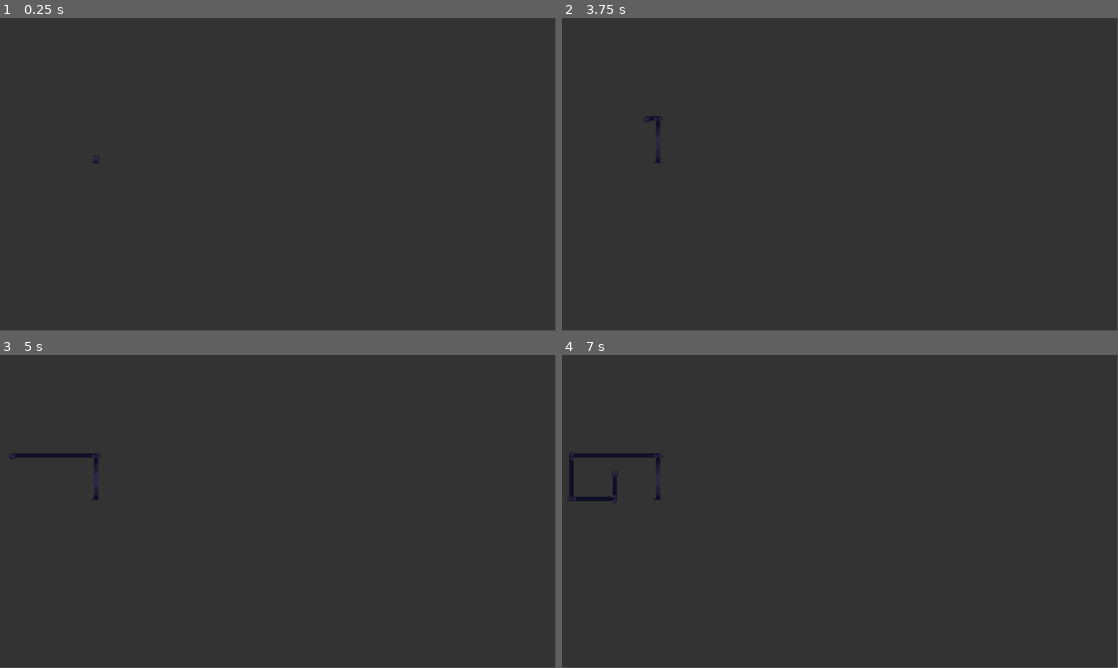
Above: before the commit, frames 1-4 (two rows, left to right).
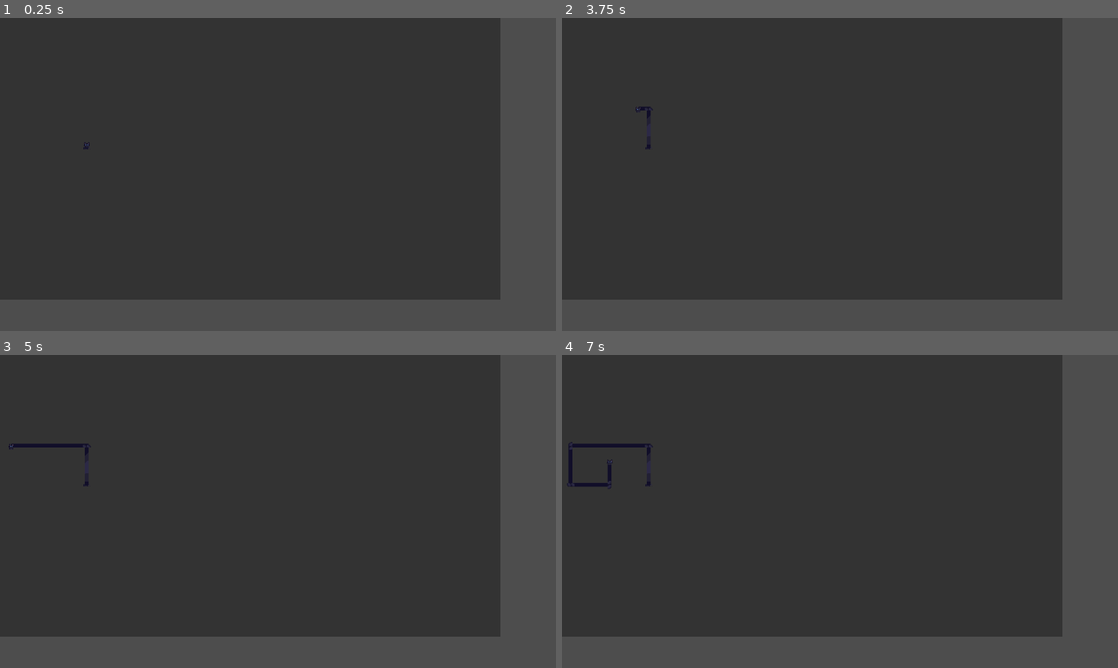
Above: after the commit, the same moments.

Repository: RecorderYvaine/loooong_cat
Game: Godot game, scene res://src/Main.tscn
The game is run twice, just before and just after one commit, with the same random seed, the same clock (stepped at 60 frames per second) and the same inputs.
Inputs:
- Up to frame 1 (0.25 s): no input
- Up to frame 2 (3.75 s): tap Enter at 0.5, 2, 3.5 s; hold Right (ui_right) 0.53-1.28 s; tap Space at 1.25, 2.75 s; hold Down (ui_down) 1.28-2.03 s; hold Right (ui_right) 2.03-2.78 s; hold Up (ui_up) 2.78-3.53 s; hold Left (ui_left) from 3.53 s (still down)
- Up to frame 3 (5 s): keep holding Left (ui_left); tap Space at 4.25 s
- Up to frame 4 (7 s): release Left (ui_left) at 5.03 s; hold Down (ui_down) 5.03-5.78 s; hold Right (ui_right) 5.78-6.53 s; hold Up (ui_up) from 6.53 s (still down)
In our replay, the window is 799x449 before the commit and 800x450 after it. These sizes can differ from the game's own. Grey fills any space a smaller window leaves; there, only what the larger window draws over its background counts as a difference.

The runs differ from the first frame. In frame 1, 19% of the frame differs, in the area x 0-100%, y 0-100%; in frame 2, 19%; in frame 3, 19%; in frame 4, 19%.

Commit message:
chore: setup pixel perfect scaling and larger window

Diff:
--- a/project.godot
+++ b/project.godot
@@ -13,3 +13,16 @@
 config/name="Long Cat Prototype"
 run/main_scene="res://src/Main.tscn"
 config/features=PackedStringArray("4.6")
+
+[display]
+
+window/size/viewport_width=1280
+window/size/viewport_height=720
+window/size/window_width_override=1280
+window/size/window_height_override=720
+window/stretch/mode="viewport"
+window/stretch/aspect="keep"
+
+[rendering]
+
+textures/canvas_textures/default_texture_filter=0
